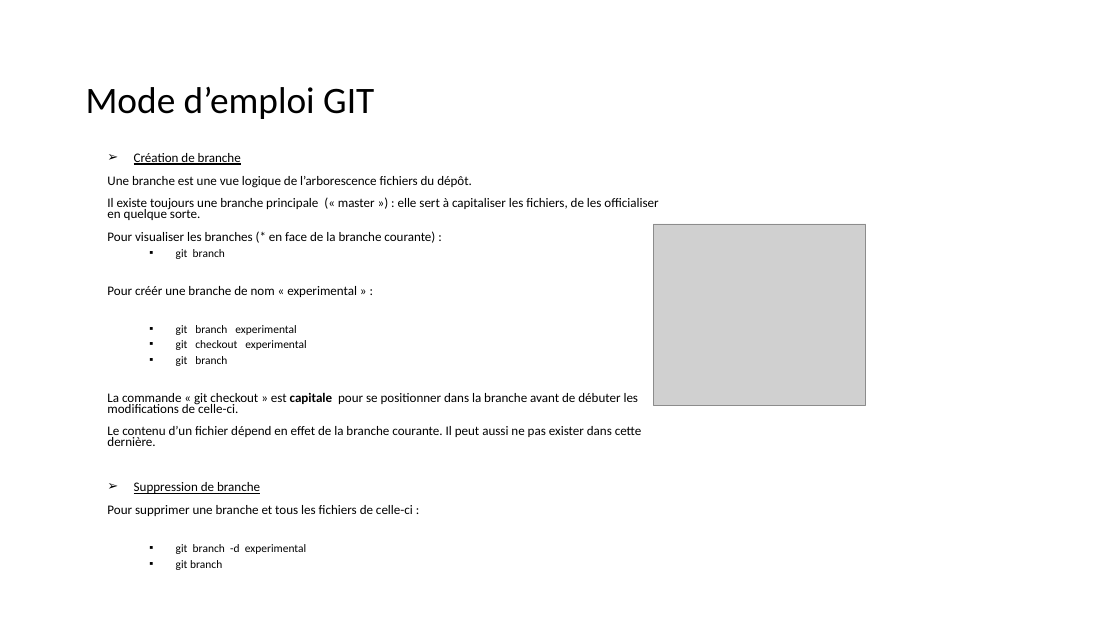
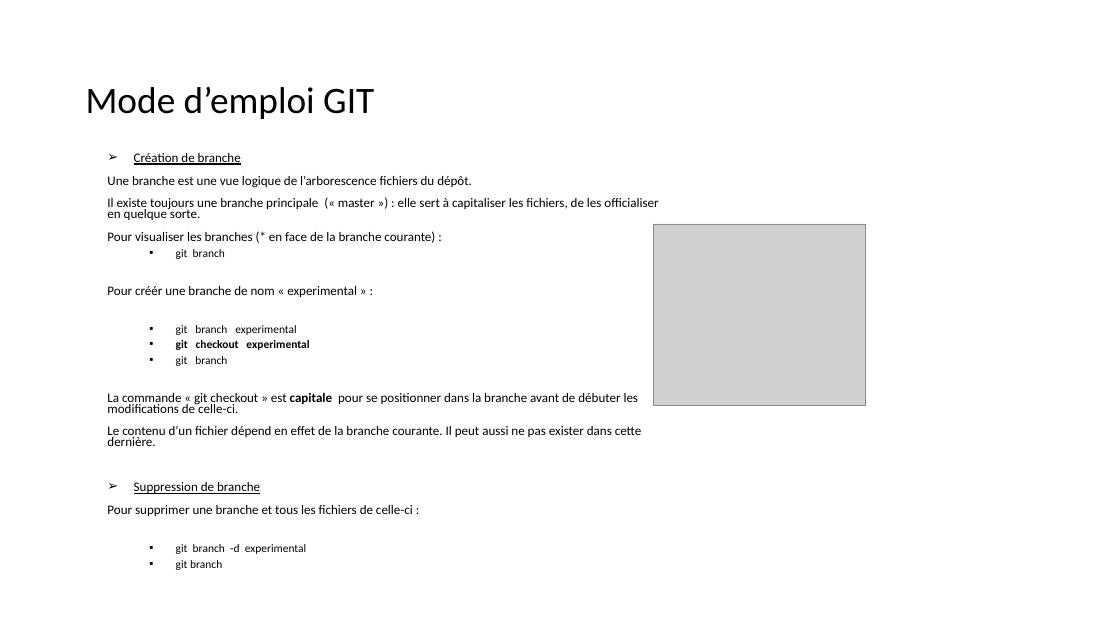
Before and after one commit to dominiquelaurain/fastecdsa, a slide deck: slide 12 of docs/Autoformation_Git.pptx. Drawn at 1120x630 pixels with LibreOffice and Linux fonts; fonts in the diff are those of the drawing; grey boxes stand for pictures. Boxes give left, top, right and bottom in pixels: in the first picture for what was removed or moved away, otherwise in the second. Text is boxed around its words. In the diff, an @@ line names an element or a change of style, - is before the commit and + after.

```diff
--- a/docs/Autoformation_Git.pptx
+++ b/docs/Autoformation_Git.pptx
@@ text at bbox=[176, 340, 309, 350]: bold on in "git checkout experimental" @@
```
Also in this commit, not shown: 7 slides added.
